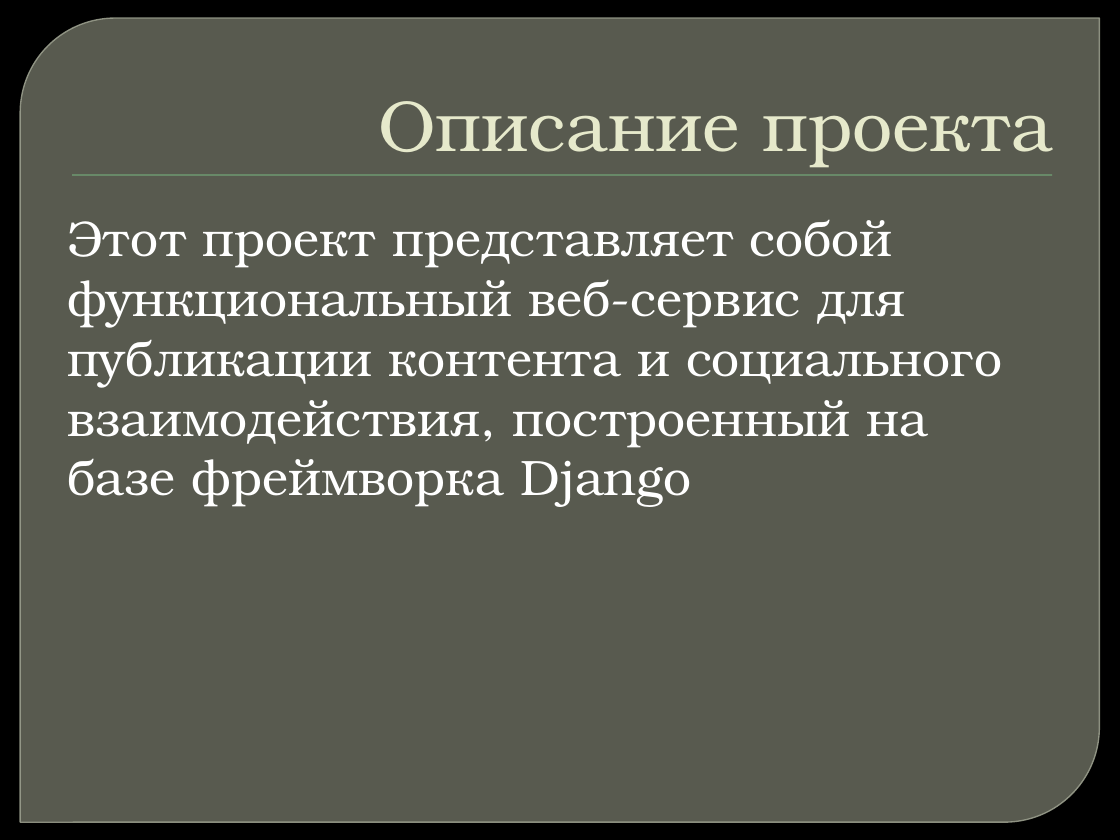
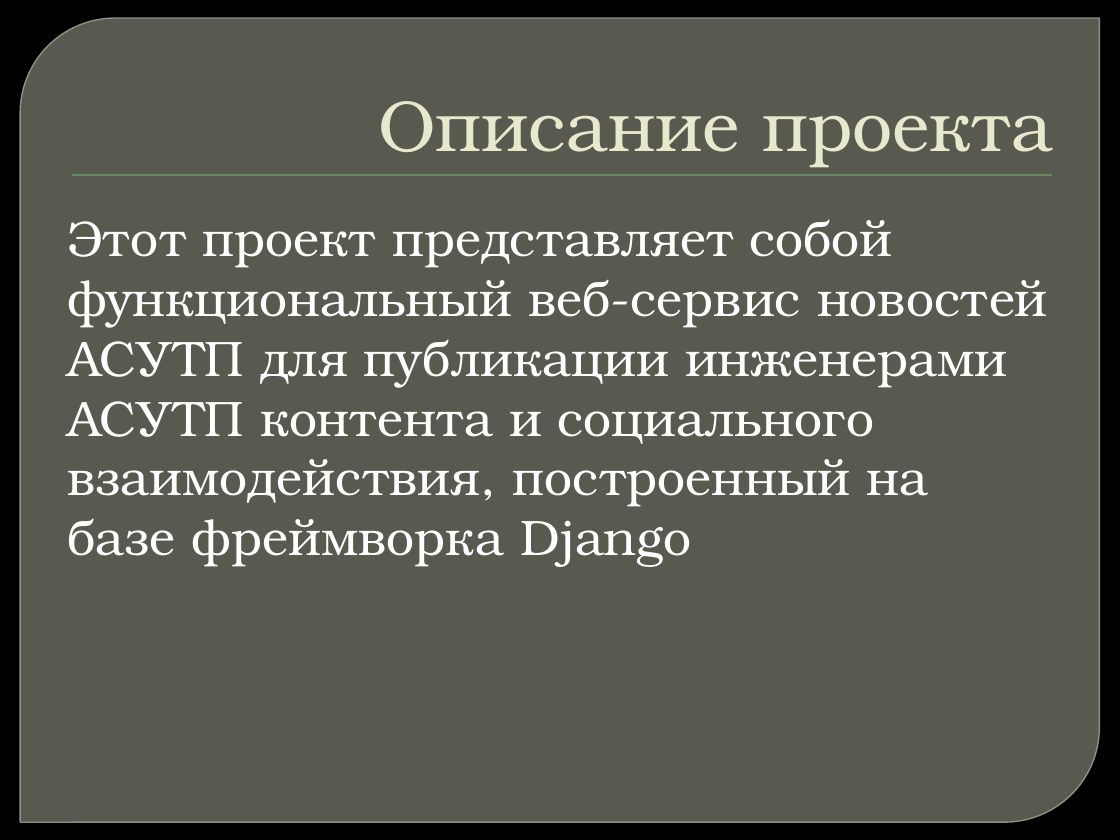
Before and after one commit to serg-12-ctrl/mini-------, a slide deck: slide 3 of Новостной портал.pptx. Drawn at 1120x840 pixels with LibreOffice and Linux fonts; fonts in the diff are those of the drawing; background and template pictures are left out. Boxes give left, top, right and bottom in pixels: in the first picture for what was removed or moved away, otherwise in the second. Text is boxed around its words. In the diff, an @@ line names an element or a change of style, - is before the commit and + after.

```diff
--- a/Новостной портал.pptx
+++ b/Новостной портал.pptx
@@ text at box(67, 220, 1048, 567): text changed @@
-Этот проект представляет собой функциональный веб-сервис для публикации контента и социального взаимодействия, построенный на базе фреймворка Django
+Этот проект представляет собой функциональный веб-сервис новостей АСУТП для публикации инженерами АСУТП контента и социального взаимодействия, построенный на базе фреймворка Django
```
Also in this commit, not shown: 1 other slide changed, 6 slides added, 1 slide removed, 2 other files.
